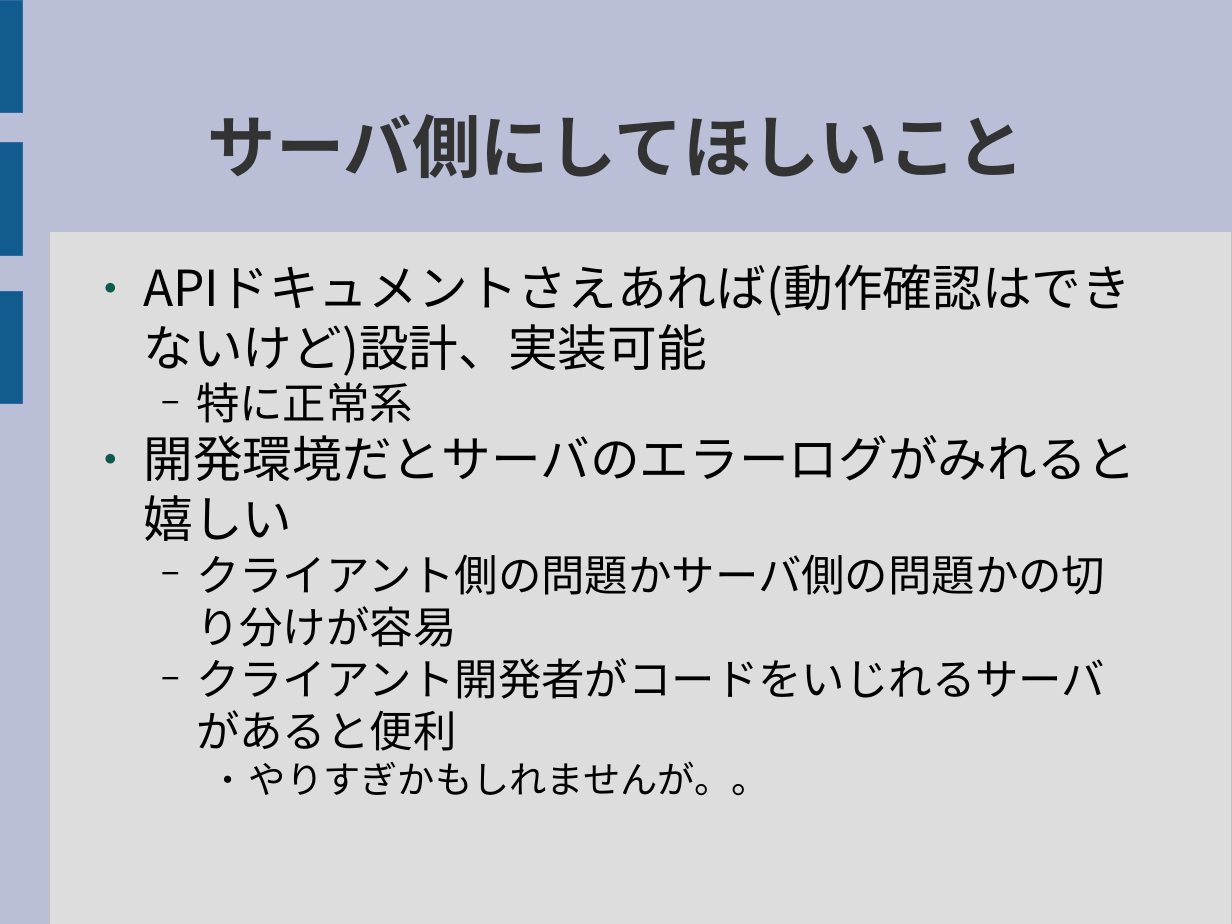
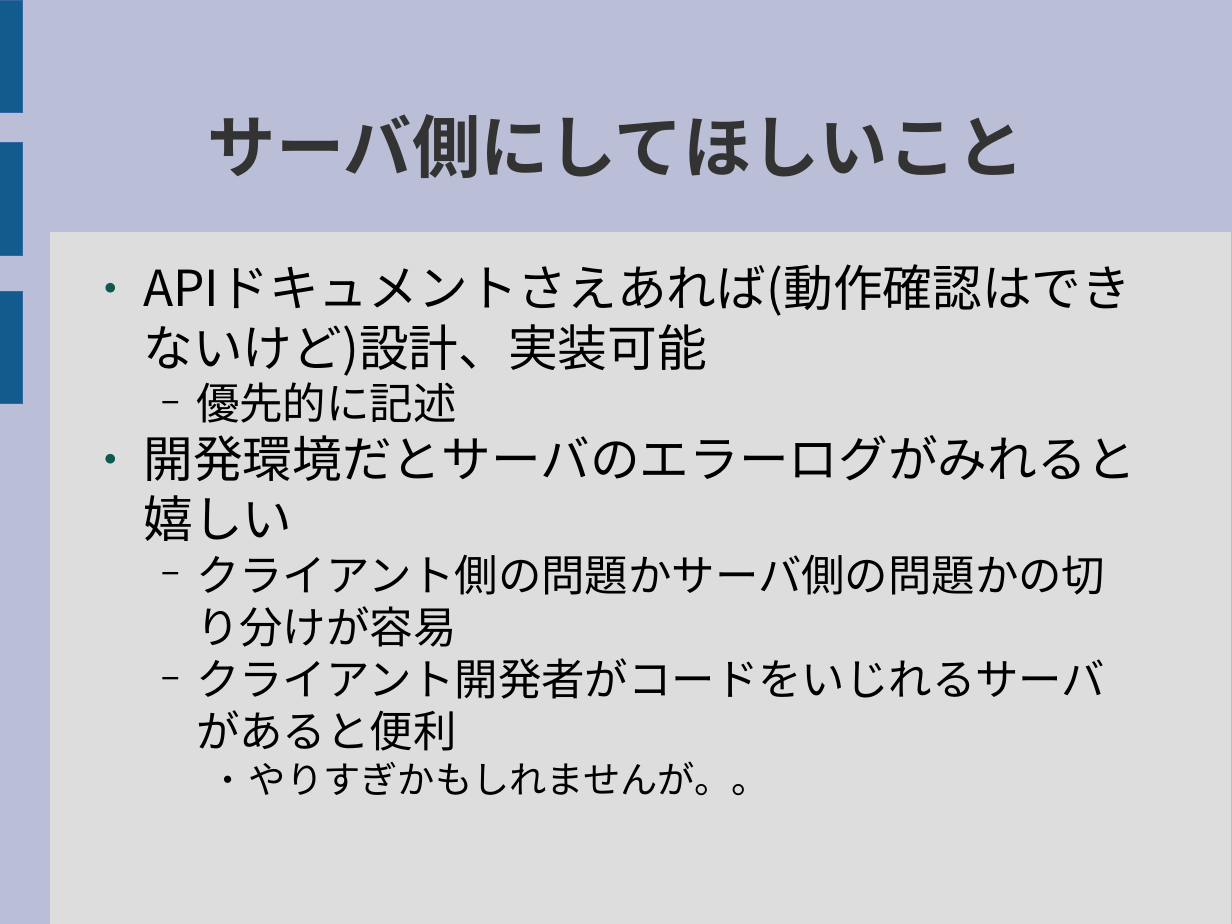
Before and after one commit to tamagohan/CloudNote_Server, a slide deck: slide 12 of doc/Cloud_Note.odp (slide 11 before the commit). Drawn at 1232x924 pixels with LibreOffice and Linux fonts; fonts in the diff are those of the drawing. Boxes give left, top, right and bottom in pixels: in the first picture for what was removed or moved away, otherwise in the second. Text is boxed around its words. In the diff, an @@ line names an element or a change of style, - is before the commit and + after.

```diff
--- a/doc/Cloud_Note.odp
+++ b/doc/Cloud_Note.odp
@@ text at <box>196,375,456,423</box>: text changed @@
-  − 特に正常系
+  − 優先的に記述
```
Also in this commit, not shown: 2 other slides changed, 2 slides added.
